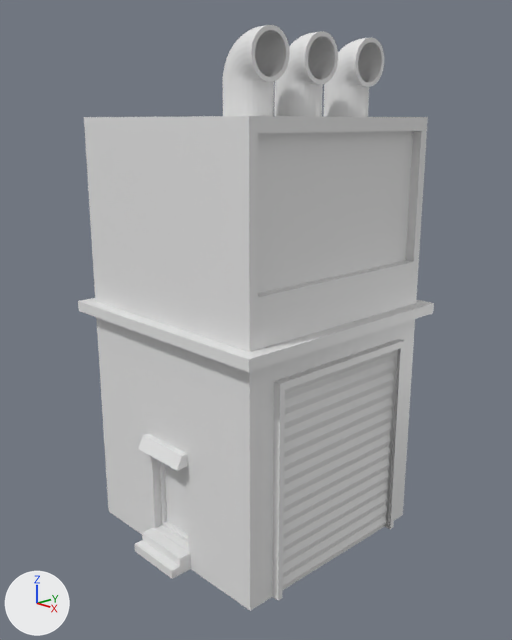
Before and after pictures for a commit that changed the Blender file 3D Objects/blend files/build2.blend.
Before and after are seen from a 50 mm camera at (4.41, -4.18, 3.63) aimed at (0.01, 0.01, 1.93). The lights are fixed; the arrows at lower left show +X, +Y and +Z.
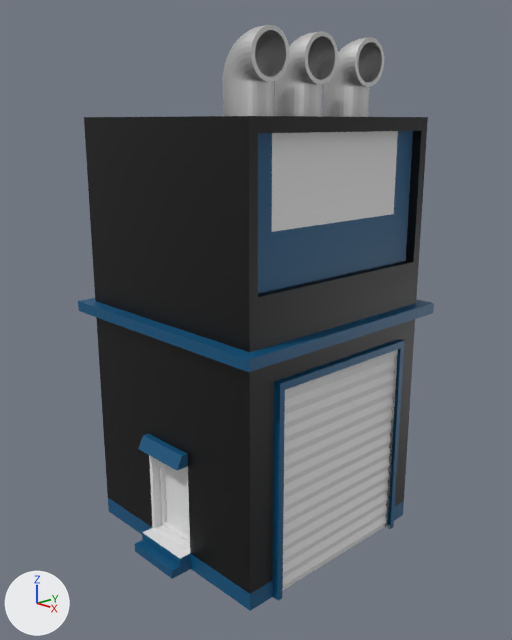
Boxes [x1, y1, x2, y2] around the edits, measured in the pictures (512 x 640 px):
'Cube', surface changed, recoloured: [78, 116, 434, 611] in both
'Cylinder.001', surface changed: [223, 25, 384, 117] in both
part 1 of me_cube, recoloured (white to black): [271, 116, 428, 510] in both
part 2 of me_cube, recoloured (white to black): [84, 116, 281, 594] in both
part 3 of me_cube, recoloured (white to blue): [78, 131, 434, 611] in both

Diff of the bpy script that builds the scene:
```diff
--- a/3D Objects/blend files/build2.blend.py
+++ b/3D Objects/blend files/build2.blend.py
@@ mat_material @@
 mat_material.base_color = (0.8, 0.8, 0.8)  # white #e7e7e7
-mat_material.roughness = 0.4
+mat_material.metallic = 1.0
@@ mat_colour2 @@
+mat_colour2 = principled_material('Colour2')
+mat_colour2.base_color = (0.0, 0.087, 0.205)  # blue #00537d
@@ mat_colour1 @@
+mat_colour1 = principled_material('Colour1')
+mat_colour1.base_color = (0.0, 0.0, 0.0)  # black #000000
@@ mat_colour3 @@
+mat_colour3 = principled_material('Colour3')
+mat_colour3.base_color = (0.8, 0.8, 0.8)  # white #e7e7e7
+mat_colour3.roughness = 0.4
@@ me_cube @@
 me_cube.from_pydata(...)  # 426 vertices, 423 faces; spans x -1.11..1.11, y -1.19..1.34, z 0.0..3.66
 # used by ob_cube; location = (0.0, 0.0, 0.0)
+# me_cube part 1: 97 of the faces centred in x -1.0..1.0, y 0.0..1.0, z 0.55..3.66 switch from mat_material (white #e7e7e7) to mat_colour1 (black #000000)
+# me_cube part 2: 85 of the faces centred in x -1.0..1.0, y -1.0..-0.82, z 0.55..3.66 switch from mat_material (white #e7e7e7) to mat_colour1 (black #000000)
+# me_cube part 3: 169 of the faces centred in x -1.11..1.11, y -1.19..1.34, z 0.04..3.22 switch from mat_material (white #e7e7e7) to mat_colour2 (blue #00537d)
+me_cube.materials.append(mat_colour3)  # white #e7e7e7
```
